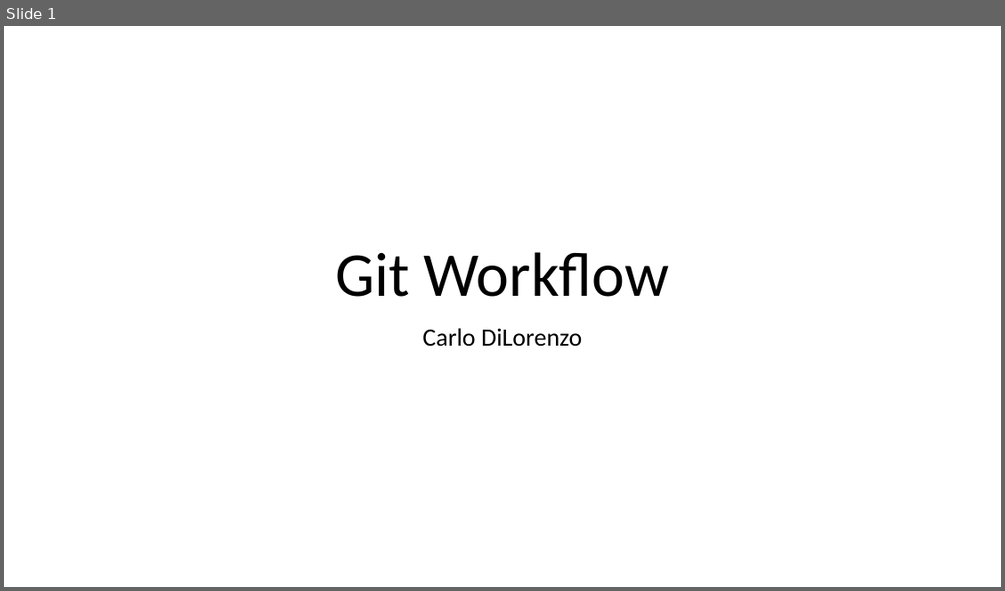
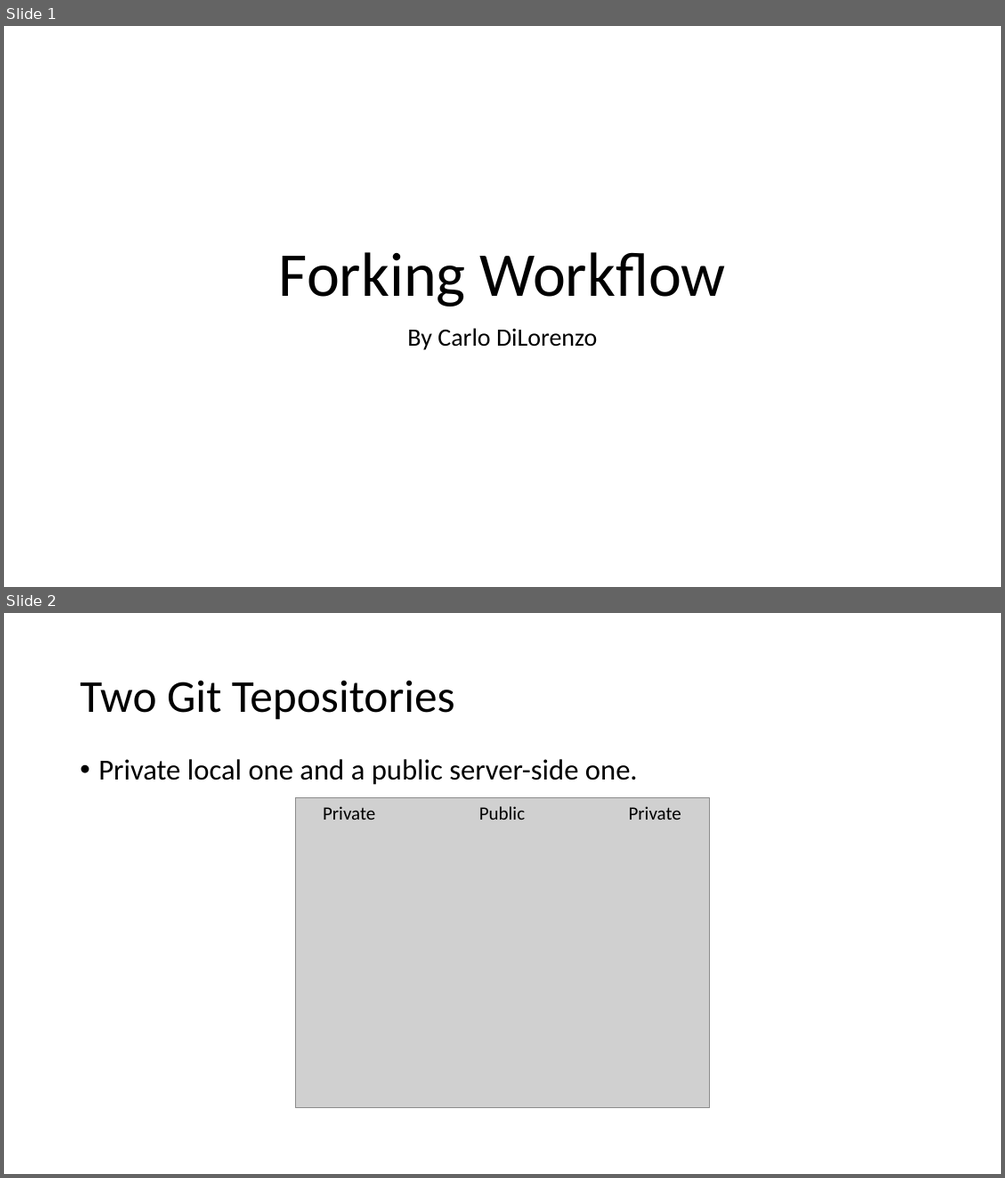
Before and after one commit to dilorc2/forkgitworkflow.github.io, a slide deck: files/GitWorkflow.pptx. Shown one above the other, each under a label of ours: slide 1 before the commit, slides 1 and 2 after it. The pictures are 1005x591 and 1005x1178 pixels, drawn with LibreOffice and Linux fonts; fonts in the diff are those of the drawing; grey boxes stand for pictures. Boxes give left, top, right and bottom in pixels: in the first picture for what was removed or moved away, otherwise in the second. Text is boxed around its words. In the diff, an @@ line names an element or a change of style, - is before the commit and + after.

```diff
--- a/files/GitWorkflow.pptx
+++ b/files/GitWorkflow.pptx
@@ slide 2 added at box(4, 613, 1001, 1174), background #FFFFFF @@
@@ title added at box(80, 680, 455, 720), 44 pt, text #000000 @@
+Two Git Tepositories
@@ text added at box(98, 759, 638, 785), 28 pt, text #000000 @@
+• Private local one and a public server-side one.
@@ picture added at box(296, 798, 709, 1107) @@
@@ text added at box(323, 806, 375, 819), 18 pt, text #000000 @@
+Private
@@ text added at box(479, 806, 525, 819), 18 pt, text #000000 @@
+Public
@@ text added at box(629, 806, 681, 819), 18 pt, text #000000 @@
+Private
@@ slide 1 changed as well @@
@@ title at box(279, 252, 726, 306): text changed @@
-Git Workflow
+Forking Workflow
@@ subtitle at box(407, 328, 597, 350): text changed @@
-Carlo DiLorenzo
+By Carlo DiLorenzo
```
Also in this commit, not shown: 1 other slide changed, 5 other slides added, 10 slides removed, 4 other files.
